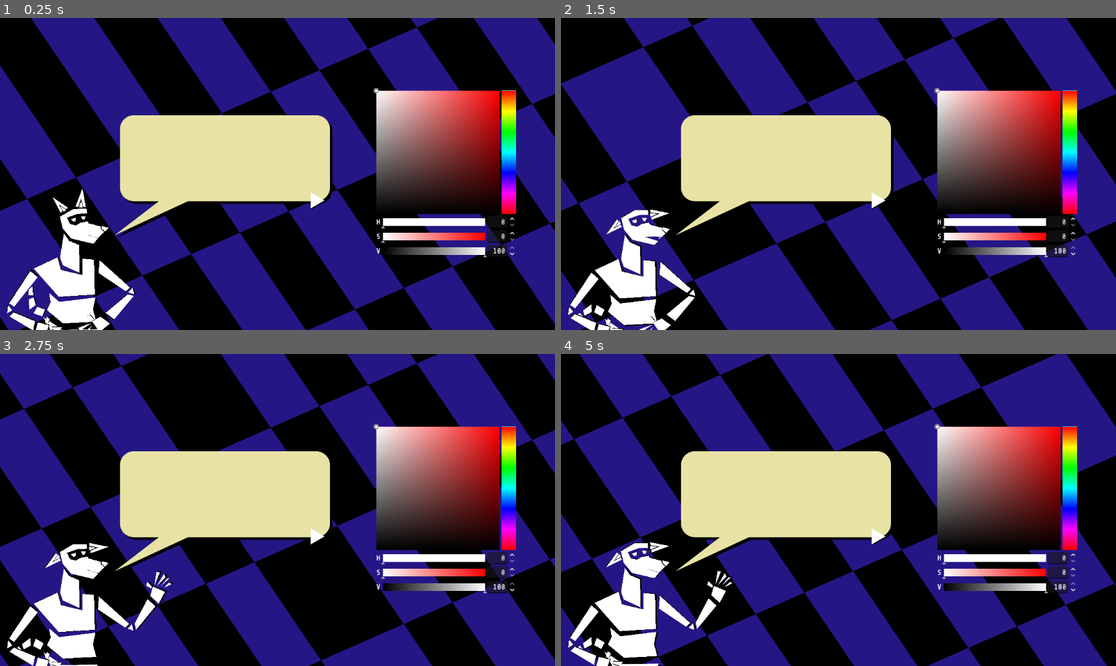
Above: before the commit, frames 1-4 (two rows, left to right).
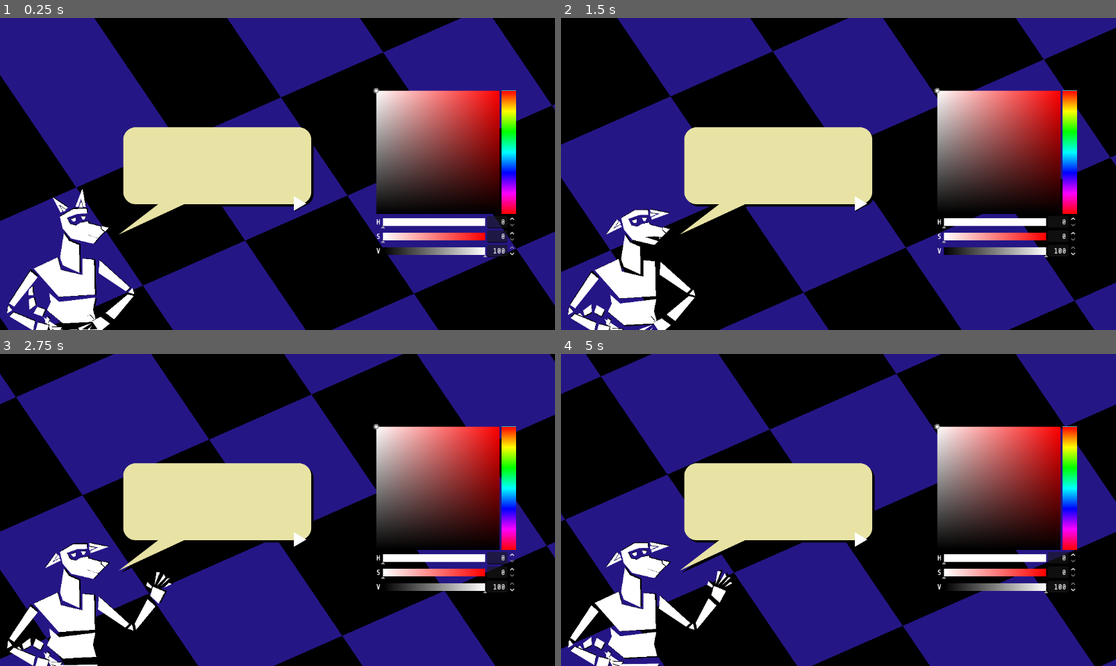
Above: after the commit, the same moments.

Repository: AlejandroCiuba/color-picker-game
Game: Godot game, scene res://scenes/levels/test.tscn
Two runs of this game, one before a commit and one after it. Both use one fixed random seed, a clock stepped at 60 frames per second and the inputs below. The project has no main scene, so this scene is started directly.
Inputs (mouse positions are in pixels of both pictures, inside the frame that each line leads up to; where the layout moved, square brackets give the same spot in the first picture):
- Up to frame 1 (0.25 s): no input
- Up to frame 2 (1.5 s): click (860, 205) [877, 202] at 0.5 s; move the mouse to (960, 158) at 1.27 s; hold Right (ui_right) from 1.28 s (still down)
- Up to frame 3 (2.75 s): move the mouse to (166, 525) at 2.02 s; release Right (ui_right) at 2.03 s; hold Left (ui_left) from 2.03 s (still down)
- Up to frame 4 (5 s): move the mouse to (894, 441) at 2.77 s; release Left (ui_left) at 2.78 s; hold Right (ui_right) 2.78-4.28 s; move the mouse to (810, 572) at 3.52 s; move the mouse to (1005, 556) at 4.27 s; hold Left (ui_left) from 4.28 s (still down)

The runs differ from the first frame. In frame 1, 43% of the frame differs, in the area x 0-100%, y 0-100%; in frame 2, 38%; in frame 3, 44%; in frame 4, 41%.

Commit message:
Minor changes to the dialog box and background

Diff:
--- a/resources/background.gdshader
+++ b/resources/background.gdshader
@@ -1,4 +1,6 @@
 shader_type canvas_item;
+
+uniform vec2 speed = vec2(4.0, 4.0);
 
 uniform float square_width: hint_range(1.0, 64.0, 1.0) = 64.0;
 uniform float square_height: hint_range(1.0, 64.0, 1.0) = 64.0;
@@ -35,5 +37,5 @@
 	uv -= 0.5;
 	uv *= rot;
 	uv += 0.5;
-	COLOR = color(vec2(uv.x - (TIME / 5.0), uv.y + (TIME / 5.0)), vec2(sq));
+	COLOR = color(vec2(uv.x - (TIME / (1.0 / speed.x)), uv.y + (TIME / (1.0 / speed.y))), vec2(sq));
 }
--- a/scenes/levels/test.tscn
+++ b/scenes/levels/test.tscn
@@ -9,7 +9,8 @@
 
 [sub_resource type="ShaderMaterial" id="ShaderMaterial_gilq1"]
 shader = ExtResource("2_yp2xm")
-shader_parameter/square_width = 10.0
+shader_parameter/speed = Vector2(0.12, 0.12)
+shader_parameter/square_width = 21.0
 shader_parameter/square_height = 25.0
 shader_parameter/rads = 0.5
 shader_parameter/checker_one = Color(0, 0, 0, 1)
@@ -70,15 +71,14 @@
 presets_visible = false
 
 [node name="Dialog" type="CanvasLayer" parent="." unique_id=1151189233]
-scale = Vector2(0.075, 0.075)
-transform = Transform2D(0.075, 0, 0, 0.075, 0, 0)
 
 [node name="DialogBox" parent="Dialog" unique_id=315318346 instance=ExtResource("6_koekj")]
 unique_name_in_owner = true
-offset_left = 3173.333
-offset_top = 2693.333
-offset_right = 3173.333
-offset_bottom = 2693.333
-scale = Vector2(5.2332163, 5.2332163)
+offset_left = 246.0
+offset_top = 227.0
+offset_right = 246.0
+offset_bottom = 227.0
+scale = Vector2(0.35130125, 0.35130125)
+_tween_distance = 0.0
 
 [connection signal="color_changed" from="Background/Control/MarginContainer/ColorPicker" to="." method="_on_color_picker_color_changed"]
--- a/scenes/ui/overlays/animated_texture_button.gd
+++ b/scenes/ui/overlays/animated_texture_button.gd
@@ -33,6 +33,10 @@
 	_tween.tween_property(self, "scale", Vector2(1.00, 1.00), 0.1)
 	_tween.set_trans(Tween.TRANS_SINE)
 
+	await _tween.finished
+	if is_hovered():
+		_on_mouse_entered()
+
 
 func _ready() -> void:
 
--- a/scenes/ui/overlays/dialog.gd
+++ b/scenes/ui/overlays/dialog.gd
@@ -1,11 +1,10 @@
 extends Control
-
-
 
 @export var _word_time: float = 0.1
 
-
-
+@export_category("Tween")
+@export var _tween_time: float = 0.75
+@export var _tween_distance: float = 15.0
 
 @onready var dialog: RichTextLabel = %RichTextLabel
 
@@ -21,5 +20,16 @@
 		await get_tree().create_timer(_word_time, false).timeout
 
 
+func _tween_animation() -> void:
+
+	var tween: Tween = create_tween()
+	tween.set_loops()
+	tween.tween_property(self, "position:y", -_tween_distance, _tween_time).as_relative()
+	tween.set_trans(Tween.TRANS_SINE).set_ease(Tween.EASE_IN)
+	tween.tween_property(self, "position:y", _tween_distance, _tween_time).as_relative()
+	tween.set_trans(Tween.TRANS_SINE).set_ease(Tween.EASE_IN)
+
+
 func _ready() -> void:
 	dialog.text = ""
+	_tween_animation()
--- a/scenes/ui/overlays/dialog.tscn
+++ b/scenes/ui/overlays/dialog.tscn
@@ -18,16 +18,10 @@
 theme = ExtResource("1_eo8su")
 script = ExtResource("2_13evh")
 
-[node name="VBoxContainer" type="VBoxContainer" parent="." unique_id=239540970]
-layout_mode = 1
-anchors_preset = 15
-anchor_right = 1.0
-anchor_bottom = 1.0
-grow_horizontal = 2
-grow_vertical = 2
-
-[node name="NinePatchRect" type="NinePatchRect" parent="VBoxContainer" unique_id=360778538]
-layout_mode = 2
+[node name="NinePatchRect" type="NinePatchRect" parent="." unique_id=360778538]
+layout_mode = 0
+offset_right = 1152.0
+offset_bottom = 648.0
 size_flags_vertical = 3
 texture = ExtResource("2_w4wj8")
 patch_margin_left = 385
@@ -35,7 +29,7 @@
 patch_margin_right = 80
 patch_margin_bottom = 300
 
-[node name="MarginContainer" type="MarginContainer" parent="VBoxContainer/NinePatchRect" unique_id=238665523]
+[node name="MarginContainer" type="MarginContainer" parent="NinePatchRect" unique_id=238665523]
 layout_mode = 1
 anchors_preset = 15
 anchor_right = 1.0
@@ -46,12 +40,12 @@
 grow_vertical = 2
 theme_override_constants/margin_bottom = 185
 
-[node name="ScrollContainer" type="ScrollContainer" parent="VBoxContainer/NinePatchRect/MarginContainer" unique_id=1997417652]
+[node name="ScrollContainer" type="ScrollContainer" parent="NinePatchRect/MarginContainer" unique_id=1997417652]
 layout_mode = 2
 size_flags_vertical = 3
 horizontal_scroll_mode = 0
 
-[node name="RichTextLabel" type="RichTextLabel" parent="VBoxContainer/NinePatchRect/MarginContainer/ScrollContainer" unique_id=1945987149]
+[node name="RichTextLabel" type="RichTextLabel" parent="NinePatchRect/MarginContainer/ScrollContainer" unique_id=1945987149]
 unique_name_in_owner = true
 layout_mode = 2
 size_flags_horizontal = 3
@@ -63,7 +57,7 @@
 horizontal_alignment = 1
 vertical_alignment = 1
 
-[node name="MarginContainer2" type="MarginContainer" parent="VBoxContainer/NinePatchRect" unique_id=1758628088]
+[node name="MarginContainer2" type="MarginContainer" parent="NinePatchRect" unique_id=1758628088]
 layout_mode = 1
 anchors_preset = 15
 anchor_right = 1.0
@@ -76,7 +70,7 @@
 theme_override_constants/margin_right = 30
 theme_override_constants/margin_bottom = 150
 
-[node name="TextureButton" type="TextureButton" parent="VBoxContainer/NinePatchRect/MarginContainer2" unique_id=1195010484]
+[node name="TextureButton" type="TextureButton" parent="NinePatchRect/MarginContainer2" unique_id=1195010484]
 clip_contents = true
 custom_minimum_size = Vector2(90, 90)
 layout_mode = 2
